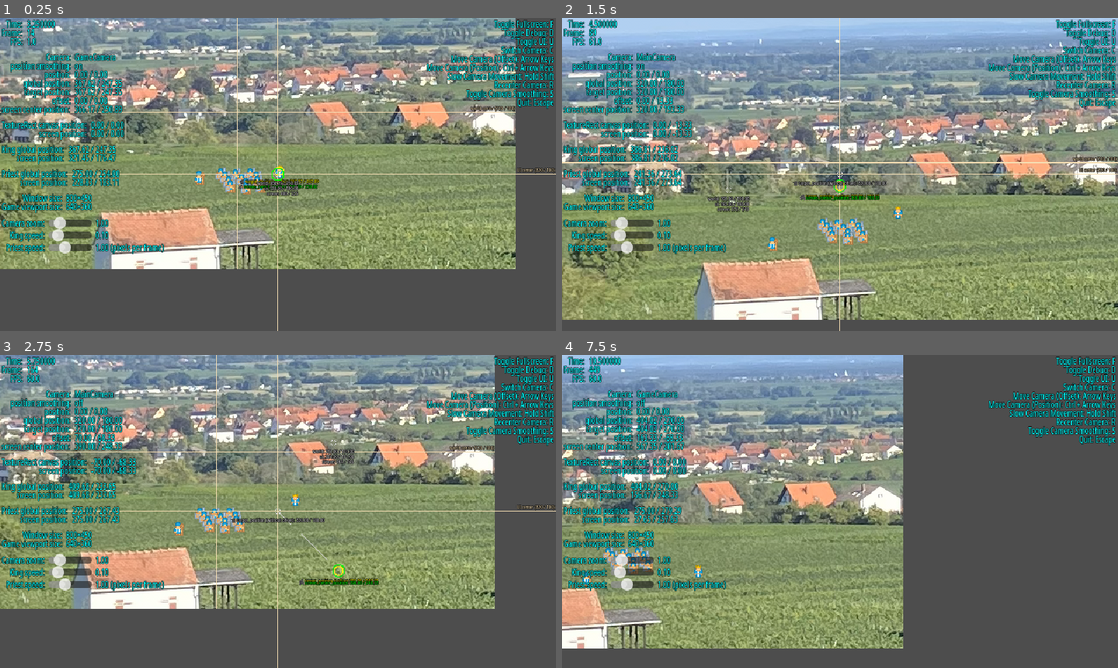
Above: before the commit, frames 1-4 (two rows, left to right).
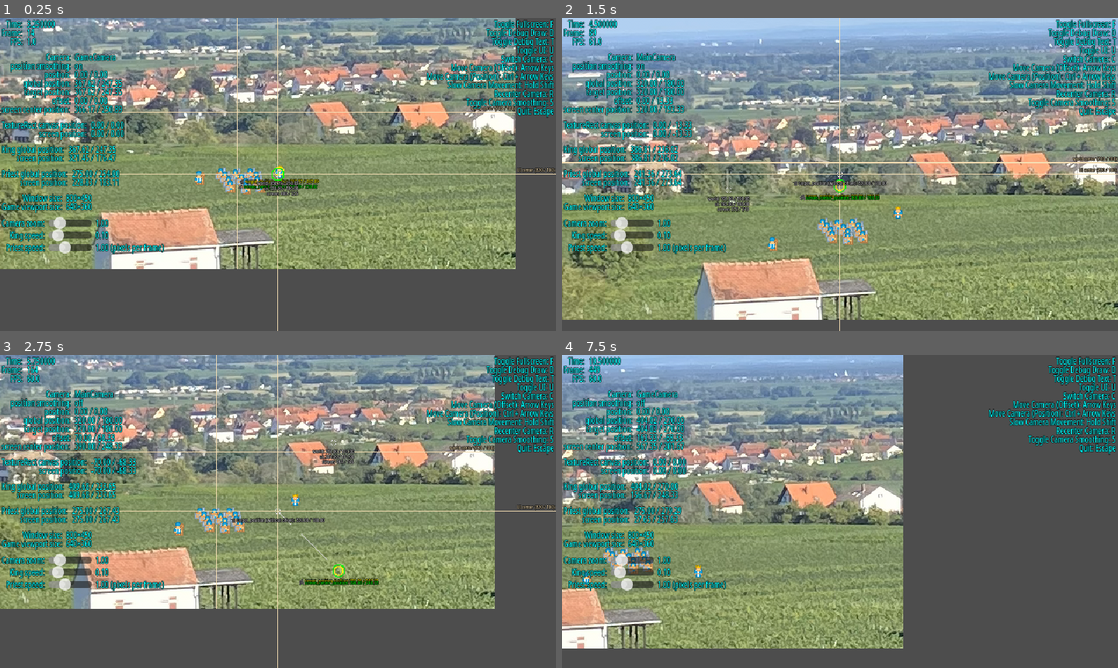
Above: after the commit, the same moments.

Repository: Toxe/godot-pixel-style
Game: Godot game, scene res://scenes/main.tscn
The game is run twice, just before and just after one commit, with the same random seed, the same clock (stepped at 60 frames per second) and the same inputs.
Inputs (mouse positions are in pixels of both pictures, inside the frame that each line leads up to):
- Up to frame 1 (0.25 s): no input
- Up to frame 2 (1.5 s): tap Enter at 0.5 s; move the mouse to (962, 158) at 0.52 s; hold Right (ui_right) 0.53-1.28 s; hold R (recenter_camera) 0.53-1.28 s; move the mouse to (728, 190) at 1.27 s; hold Down (ui_down) from 1.28 s (still down); tap C (switch_camera) at 1.35 s
- Up to frame 3 (2.75 s): move the mouse to (333, 442) at 2.02 s; release Down (ui_down) at 2.03 s; hold Right (ui_right) from 2.03 s (still down); hold S (toggle_camera_smoothing) from 2.03 s (still down)
- Up to frame 4 (7.5 s): move the mouse to (812, 574) at 2.77 s; release Right (ui_right) at 2.78 s; release S (toggle_camera_smoothing) at 2.78 s; hold Up (ui_up) 2.78-3.53 s; tap U (toggle_ui) at 2.85, 7.35 s; move the mouse to (1006, 558) at 3.52 s; hold Left (ui_left) 3.53-5.03 s; tap Shift at 3.6 s; tap D (toggle_debug_draw) at 4.15 s; move the mouse to (673, 464) at 4.27 s; tap Ctrl at 4.35 s; tap T (toggle_debug_text, bound only after the commit) at 4.9 s; move the mouse to (867, 511) at 5.02 s; hold Down (ui_down) 5.03-5.78 s; hold R (recenter_camera) 5.03-5.78 s; move the mouse to (756, 433) at 5.77 s; hold Right (ui_right) 5.78-6.53 s; tap C (switch_camera) at 5.85 s; move the mouse to (962, 495) at 6.52 s; hold Up (ui_up) 6.53-7.28 s; hold S (toggle_camera_smoothing) 6.53-7.28 s; move the mouse to (728, 527) at 7.27 s; hold Right (ui_right) from 7.28 s (still down)

The runs differ from the first frame. In frame 1, 2.9% of the frame differs, in the area x 76-100%, y 3-32%; in frame 2, 3.1%; in frame 3, 2.8%; in frame 4, 2.7%.

Commit message:
Add debug text toggle

Diff:
--- a/PixelStyle/project.godot
+++ b/PixelStyle/project.godot
@@ -49,6 +49,11 @@
 "events": [Object(InputEventKey,"resource_local_to_scene":false,"resource_name":"","device":-1,"window_id":0,"alt_press …(192 unchanged characters)…
 ]
 }
+toggle_debug_text={
+"deadzone": 0.2,
+"events": [Object(InputEventKey,"resource_local_to_scene":false,"resource_name":"","device":-1,"window_id":0,"alt_pressed":false,"shift_pressed":false,"ctrl_pressed":false,"meta_pressed":false,"pressed":false,"keycode":0,"physical_keycode":84,"key_label":0,"unicode":116,"location":0,"echo":false,"script":null)
+]
+}
 toggle_fullscreen={
 "deadzone": 0.2,
 "events": [Object(InputEventKey,"resource_local_to_scene":false,"resource_name":"","device":-1,"window_id":0,"alt_press …(192 unchanged characters)…
--- a/PixelStyle/scenes/ui.gd
+++ b/PixelStyle/scenes/ui.gd
@@ -99,6 +99,8 @@
         ($HBoxContainer as Control).visible = !($HBoxContainer as Control).visible
     elif event.is_action_pressed("toggle_debug_draw"):
         DebugDraw.draw_enabled = !DebugDraw.draw_enabled
+    elif event.is_action_pressed("toggle_debug_text"):
+        DebugDraw.text_enabled = !DebugDraw.text_enabled
     elif event.is_action_pressed("switch_camera"):
         camera_manager.next_camera()
     elif event.is_action_pressed("recenter_camera"):
--- a/PixelStyle/scenes/ui.tscn
+++ b/PixelStyle/scenes/ui.tscn
@@ -159,7 +159,8 @@
 layout_mode = 2
 size_flags_vertical = 0
 text = "Toggle Fullscreen: F
-Toggle Debug: D
+Toggle Debug Draw: D
+Toggle Debug Text: T
 Toggle UI: U
 Switch Camera: C
 Move Camera (Offset): Arrow Keys
--- a/PixelStyle/scripts/debug_draw.gd
+++ b/PixelStyle/scripts/debug_draw.gd
@@ -12,10 +12,11 @@
 static var project_theme := ThemeDB.get_project_theme()
 
 static var draw_enabled := true
+static var text_enabled := true
 
 
 static func draw_label(canvas_item: CanvasItem, label_position: Vector2, lines: Array[String], text_color: Color, outline_color: Color, label_anchor: Vector2) -> void:
-    if draw_enabled && canvas_item.visible:
+    if draw_enabled && text_enabled && canvas_item.visible:
         var viewport := canvas_item.get_viewport()
         var labels: Array[FittedText]
 
